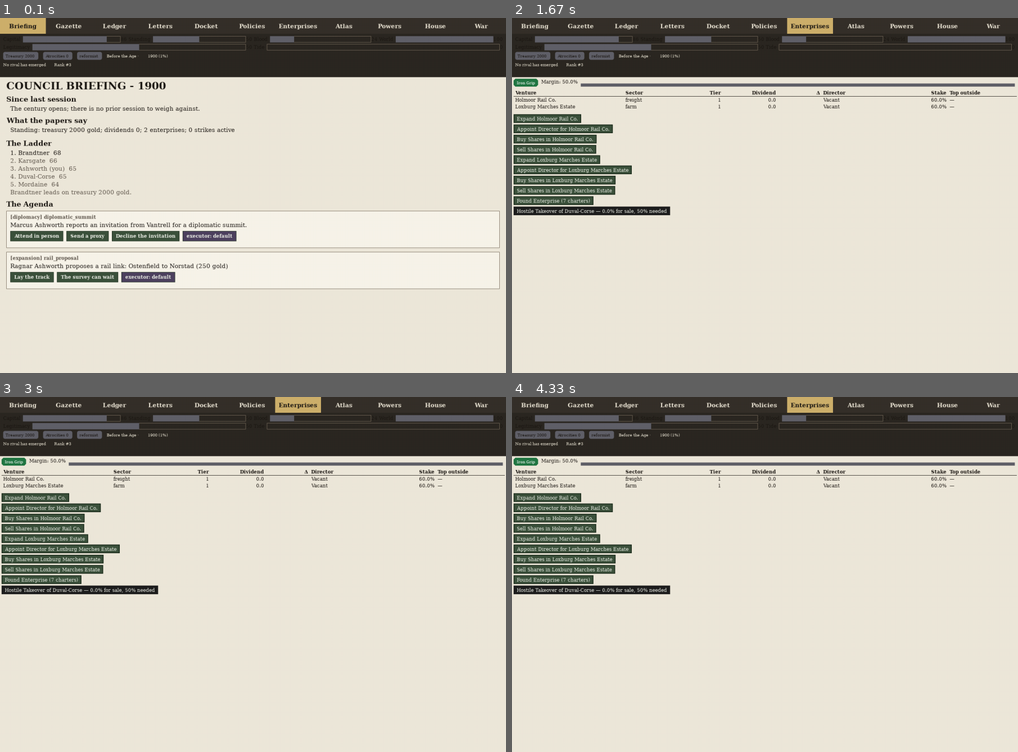
Above: before the commit, frames 1-4 (two rows, left to right).
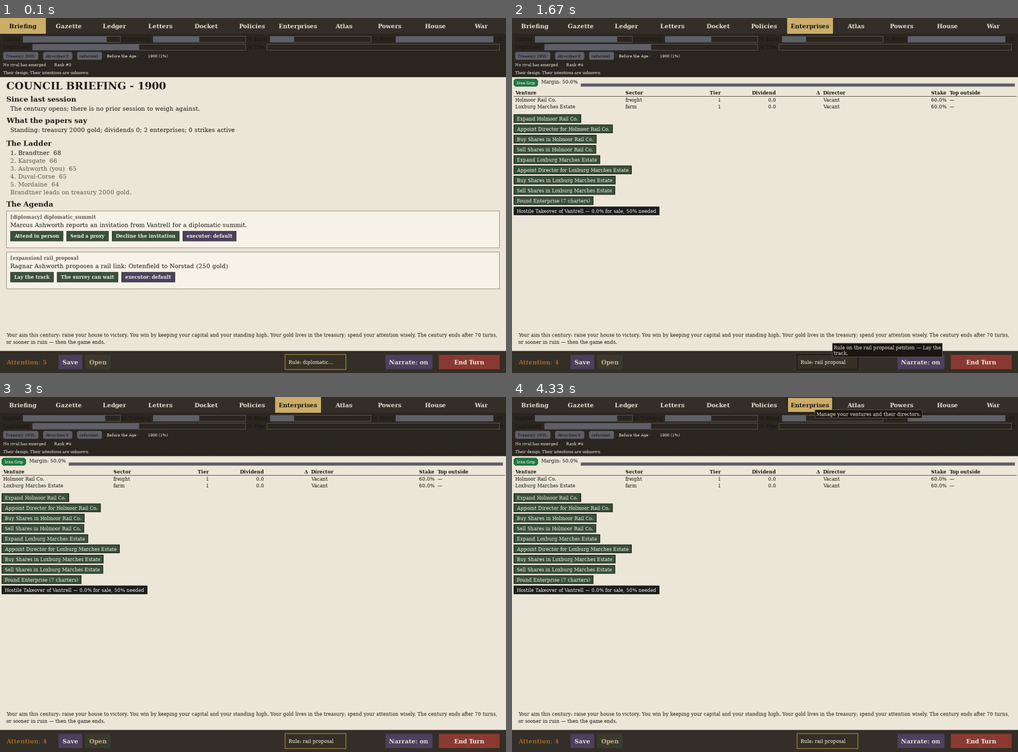
Above: after the commit, the same moments.

Repository: civersen222/Guilded-Age
Game: pygame game, started from gilded/__main__.py
Two runs of this game, one before a commit and one after it. Both use one fixed random seed, a clock stepped at 60 frames per second and the inputs below.
Inputs (mouse positions are in pixels of both pictures, inside the frame that each line leads up to):
- Up to frame 1 (0.1 s): no input
- Up to frame 2 (1.67 s): click "Enterprises" at 0.38 s; click (765, 216) at 0.72 s; click "Enterprises" at 1.05 s; click (825, 362) at 1.38 s, where only the run after the commit has a clickable "Rule: diplomatic…"
- Up to frame 3 (3 s): click (263, 453) at 1.72 s
- Up to frame 4 (4.33 s): click "Enterprises" at 3.05 s; click (896, 542) at 3.38 s; click "Enterprises" at 4.22 s

The runs differ from the first frame. In frame 1, 7.2% of the frame differs, in the area x 0-100%, y 14-100%; in frame 2, 7.9%, in the area x 0-100%, y 5-100%; in frame 3, 7.4%; in frame 4, 7.8%.

Commit message:
campaign c3 complete: the four Orders push back - first-class actors with real Character heads (private want + stance), live goals, treasury and reach; wants() accepts Order names; a House stake crossing an Order's goal records the clash; heads are seeded without shifting the world; C3 contract tests committed

Diff:
--- a/gilded/ambitions.py
+++ b/gilded/ambitions.py
@@ -211,6 +211,8 @@
         self._start: Dict[str, dict] = {}
         # house -> fulfilled? once the window closes
         self._resolved: Dict[str, bool] = {}
+        # C3: house -> the Order whose goal stands in the way of its stake
+        self._clashes: Dict[str, str] = {}
 
     # --- the stake ----------------------------------------------------------
 
@@ -264,6 +266,19 @@
             face=game.realms[house_name].ruler.name, facet="ambition",
         )
         game.beats.append(beat)
+        clash = self._order_clash(house_name, family, target)
+        if clash is not None:
+            order_name, order, ogoal = clash
+            self._clashes[house_name] = order_name
+            game.beats.append(Beat(
+                turn=game.turn, kind="signature", house=house_name,
+                text=(f"The {order_name} stands in the way: its {ogoal.family} "
+                      f"goal already presses House {target}"),
+                source="ambitions.order_clash", causes=(),
+                face=order.head.name, facet="ambition",
+            ))
+        else:
+            self._clashes.pop(house_name, None)
         return goal
 
     # --- the read model -----------------------------------------------------
@@ -275,11 +290,12 @@
         set, "turn 4 of 10" after three end_turns."""
         game = self.game
         goal = game.agendas.get(house_name)
+        opposed_by = self._clashes.get(house_name)
         if goal is None:
             return {"family": None, "target": None, "turns_left": 0,
                     "progress": 0.0,
                     "fulfilled": None, "why": None, "started_turn": None,
-                    "clock": None}
+                    "clock": None, "opposed_by": opposed_by}
         elapsed = game.turn - goal.opened_turn
         current = min(goal.commit_turns, max(1, elapsed + 1))
         clock = f"turn {current} of {goal.commit_turns}"
@@ -289,12 +305,13 @@
                     "turns_left": 0, "progress": 1.0,
                     "fulfilled": self._resolved.get(house_name),
                     "why": goal.why, "started_turn": goal.opened_turn,
-                    "clock": clock}
+                    "clock": clock, "opposed_by": opposed_by}
         return {"family": goal.family, "target": goal.target,
                 "turns_left": goal.commit_turns - elapsed,
                 "progress": progress,
                 "fulfilled": None, "why": goal.why,
-                "started_turn": goal.opened_turn, "clock": clock}
+                "started_turn": goal.opened_turn, "clock": clock,
+                "opposed_by": opposed_by}
 
     def neutral_wants(self, house_name: str) -> List[dict]:
         """A courtier's private want BEFORE the House declares an ambition:
@@ -338,6 +355,11 @@
         own disposition on the family's line, the want text by name, and
         the disposition the stance was computed from."""
         game = self.game
+        orders = getattr(game, "orders", None)
+        if orders and house_name in orders:
+            # C3: the Orders push back - their heads carry the same want
+            # anatomy as a House adult
+            return orders[house_name].wants(orders[house_name].family)
         goal = game.agendas.get(house_name)
         realm = game.realms.get(house_name)
         if goal is None or realm is None:
--- a/gilded/chassis.py
+++ b/gilded/chassis.py
@@ -104,6 +104,7 @@
         self._seed_enterprises()
         self._init_c1_visibility()
         self._init_c2_stake()
+        self._init_c3_orders()
         self.open_turn()
 
     # --- helpers -------------------------------------------------------------
@@ -135,6 +136,17 @@
         # declared - neutral, from their own strongest disposition
         for h in sorted(self.houses):
             self.ambitions.neutral_wants(h)
+
+    # Mission C3: the world pushes back - four Orders, each a first-class
+    # actor with a real head (want + stance) and a live goal on a House.
+    def _init_c3_orders(self):
+        from gilded.orders import init_orders
+        init_orders(self)
+
+    def tick_orders(self):
+        """C3: the Orders re-aim and refresh their heads' private wants."""
+        from gilded.orders import tick_orders
+        tick_orders(self)
 
     def set_ambition(self, house_name: str, family: str,
                      target: Optional[str] = None):
--- /dev/null
+++ b/gilded/orders.py
@@ -0,0 +1,221 @@
+"""The Four Orders (mission C3 - the world pushes back).
+
+The realm is not just Houses. Four institutions stand alongside the seven
+great Houses and push back with the SAME anatomy: a real head (a Character
+with dispositions, traits, a private want) and a live GOAL (an agenda.Goal)
+that is held across a commit window, re-evaluated, and that stands in the
+way of a House whose ambition crosses it (see ambitions._order_clash).
+
+  Crown    - pursues Dominion     (the borders are too small)
+  Treasury - pursues Buyout       (the richest House's shares are for the taking)
+  Guilds   - pursues Consolidation(the mills must stand quiet)
+  Church   - pursues Intrigue     (the player's secrets are worth having)
+
+Each Order's REACH is its jurisdiction - the total population of the realm's
+provinces it can press on - so the Orders grow and shrink with the world.
+
+Deterministic: goal selection and head creation use no RNG; the head's
+dispositions come from the game's seeded society rng (seeded once at boot),
+so a given seed always yields the same four heads and the same aims.
+"""
+
+from __future__ import annotations
+
+from typing import Dict, List, Optional
+
+from gilded.agenda import COMMIT_TURNS, Goal
+from gilded.ambitions import (
+    FAMILY_DISPOSITION,
+    STANCE_BACKS_AT,
+    STANCE_OPPOSES_AT,
+    WANT_TEXT,
+)
+from gilded.beats import Beat
+from gilded.society.characters import Character
+
+# name -> (the institution's family, the disposition that reads its stance,
+#          the head's given name)
+_ORDER_SPECS = {
+    "Crown":    {"family": "Dominion",     "given": "Corbin"},
+    "Treasury": {"family": "Buyout",       "given": "Maren"},
+    "Guilds":   {"family": "Consolidation","given": "Halden"},
+    "Church":   {"family": "Intrigue",     "given": "Seraphine"},
+}
+
+# head disposition profile per Order - seeded deterministically so a head has
+# a stable, legible bent on the line its institution lives on.
+_ORDER_BIAS = {
+    "Crown":    {"bold_craven": 30.0, "ambitious_content": 25.0},
+    "Treasury": {"generous_greedy": 35.0, "trusting_paranoid": 20.0},
+    "Guilds":   {"cruel_compassionate": 25.0, "traditionalist_modernist": 30.0},
+    "Church":   {"honest_deceitful": -30.0, "bold_craven": 20.0},
+}
+
+ORDER_NAMES = tuple(_ORDER_SPECS)
+
+
+def _head_stats(name: str) -> Dict[str, int]:
+    base = {"statecraft": 7, "command": 7, "industry": 7,
+            "intrigue": 7, "science": 7, "resolve": 7}
+    if name == "Crown":
+        base["command"] += 3
+    elif name == "Treasury":
+        base["industry"] += 3
+    elif name == "Guilds":
+        base["resolve"] += 3
+    elif name == "Church":
+        base["intrigue"] += 3
+    return base
+
+
+class Order:
+    """A first-class institution: a real head with a private want, a live
+    goal, a treasury it draws from, and the realm it reaches."""
+
+    def __init__(self, name: str, head: Character, goal: Goal,
+                 reach: int) -> None:
+        self.name = name
+        self.head = head
+        self.goal = goal
+        self.treasury: float = 0.0
+        self.reach: int = reach
+        self.journal: List[tuple] = []          # (turn, label, amount)
+        self.family = _ORDER_SPECS[name]["family"]
+
+    def wants(self, family: str) -> List[dict]:
+        """The head's private want on `family`, computed exactly as a house
+        courtier's is: stance from the head's own disposition on the
+        family's line, want text by name, and the disposition it came from.
+        Mirrors ambitions.wants so the head has the SAME anatomy as a House
+        adult - a model that carries its own .want."""
+        key, polarity = FAMILY_DISPOSITION[family]
+        value = float(self.head.dispositions.get(key, 0.0)) * polarity
+        if value > STANCE_BACKS_AT:
+            stance = "backs"
+        elif value < STANCE_OPPOSES_AT:
+            stance = "opposes"
+        else:
+            stance = "wary"
+        text = f"{self.head.name} {WANT_TEXT[stance][family]}"
+        self.head.want = {"text": text, "disposition": key, "stance": stance}
+        return [{
+            "id": self.head.id,
+            "name": self.head.name,
+            "age": self.head.age,
+            "traits": list(self.head.traits),
+            "stance": stance,
+            "disposition": key,
+            "value": value,
+            "text": text,
+        }]
+
+    def credit(self, turn: int, label: str, amount: float) -> None:
+        if amount < 0:
+            raise ValueError("amount must be non-negative")
+        self.treasury = self.treasury + amount
+        self.journal.append((turn, label, amount))
+
+
+def _strongest_house(game) -> Optional[str]:
+    best, best_val = None, None
+    for h in sorted(game.houses):
+        val = sum(p.population for p in game.provinces_of(h)) + \
+            game.houses[h].treasury
+        if best_val is None or val > best_val:
+            best, best_val = h, val
+    return best
+
+
+def _richest_house(game) -> Optional[str]:
+    best, best_val = None, None
+    for h in sorted(game.houses):
+        val = game.houses[h].treasury
+        if best_val is None or val > best_val:
+            best, best_val = h, val
+    return best
+
+
+def _target_for(game, name: str) -> Optional[str]:
+    spec = _ORDER_SPECS[name]
+    if spec["family"] == "Buyout":
+        # richest House by treasury (shares are where the gold is)
+        return _richest_house(game)
+    if spec["family"] == "Intrigue":
+        player = next((h for h in game.houses if game.houses[h].is_player),
+                      None)
+        if player is not None:
+            return player
+        return _strongest_house(game)
+    return _strongest_house(game)
+
+
+def _why(family: str, target: Optional[str]) -> str:
+    return {
+        "Dominion": "the borders are too small",
+        "Buyout": f"House {target}'s shares are for the taking",
+        "Consolidation": "the mills must stand quiet",
+        "Intrigue": f"House {target}'s secrets are worth having",
+    }[family]
+
+
+def _refresh_wants(order: Order) -> None:
+    if order.goal is not None:
+        order.wants(order.goal.family)
+
+
+def init_orders(game) -> None:
+    """Create the four Orders on the game. Heads are real Characters built
+    from the seeded society (so a seed yields the same four heads); each
+    Order opens with a deterministic goal on the House it aims at."""
+    orders: Dict[str, Order] = {}
+    reach = sum(p.population for p in game.atlas.provinces.values())
+    # heads draw from a snapshot of the society rng so their creation
+    # shifts NOTHING downstream (births, house courts, ...) - the world
+    # is byte-identical to a game without the Orders
+    saved = game.society.rng.getstate()
+    for name in ORDER_NAMES:
+        spec = _ORDER_SPECS[name]
+        head = Character(f"{spec['given']} {name}", _head_stats(name),
+                         [], age=40, gender="Male", society=game.society)
+        # a legible, stable bent on the line the institution lives on
+        for k, v in _ORDER_BIAS[name].items():
+            head.dispositions[k] = v
+        head.traits = []
+        goal = Goal(family=spec["family"], target=_target_for(game, name),
+                    opened_turn=game.turn, commit_turns=COMMIT_TURNS,
+                    why=_why(spec["family"], _target_for(game, name)))
+        order = Order(name, head, goal, reach)
+        _refresh_wants(order)
+        orders[name] = order
+    game.society.rng.setstate(saved)
+    game.orders = orders
+
+
+def tick_orders(game) -> None:
+    """Each turn the Orders push back: their reach tracks the realm, their
+    goal is re-evaluated when its commit window closes or its target has
+    vanished, and a head's private want follows its institution's line."""
+    orders = game.orders
+    reach = sum(p.population for p in game.atlas.provinces.values())
+    for name in ORDER_NAMES:
+        order = orders[name]
+        order.reach = reach
+        goal = order.goal
+        if goal is None:
+            continue
+        expired = game.turn >= goal.opened_turn + goal.commit_turns
+        target_gone = (goal.target is not None
+                       and goal.target not in game.houses)
+        if expired or target_gone:
+            new_target = _target_for(game, name)
+            new_why = _why(order.family, new_target)
+            order.goal = Goal(family=order.family, target=new_target,
+                              opened_turn=game.turn,
+                              commit_turns=COMMIT_TURNS, why=new_why)
+            game.beats.append(Beat(
+                turn=game.turn, kind="signature", house=name,
+                text=f"The {name} turns its aim: {new_why}",
+                source="orders.tick_orders", causes=(),
+                face=order.head.name, facet="ambition",
+            ))
+        _refresh_wants(order)
--- /dev/null
+++ b/gilded/tests/test_c3_orders.py
@@ -0,0 +1,110 @@
+"""Mission C3 wave-1 contract, committed as pytest (no shell heredocs).
+
+The four Orders push back with the SAME anatomy as a House:
+
+- anatomy: each Order has a real Character head (a private want + stance),
+  a live agenda.Goal on a House, a treasury it credits from, and a reach
+  that tracks the realm
+- wants: `ambitions.wants(order_name)` returns the head's private want with
+  the same shape as a House adult; a second boot of one seed is identical
+- clash: a House stake whose target crosses an Order's goal records the
+  Order in `status(...).opposed_by` and logs the clash beat
+- tick: running the turn loop re-aims a lapsed Order and refreshes reach
+- intel: the Order fog is driven purely by the informant lever
+"""
+import os
+import sys
+
+os.environ.setdefault("SDL_VIDEODRIVER", "dummy")
+sys.path.insert(0, os.path.dirname(os.path.dirname(
+    os.path.dirname(os.path.abspath(__file__)))))
+
+from gilded.chassis import GildedGame
+from gilded.intel import report
+from gilded.society.characters import Character
+
+ORDER_NAMES = ("Crown", "Treasury", "Guilds", "Church")
+STANCES = ("backs", "wary", "opposes")
+
+
+def _sig(g):
+    return [(n, g.orders[n].head.name, g.orders[n].goal.family,
+             g.orders[n].goal.target) for n in sorted(g.orders)]
+
+
+def test_orders_exist_with_their_anatomy():
+    g = GildedGame(7, player_house="Brandtner")
+    assert set(g.orders) == set(ORDER_NAMES)
+    for n in ORDER_NAMES:
+        o = g.orders[n]
+        assert isinstance(o.head, Character)
+        assert o.head.name and o.head.age >= 16
+        assert o.goal is not None and o.goal.family
+        assert o.goal.target in g.houses
+        assert o.reach > 0
+        assert o.treasury >= 0
+
+
+def test_order_wants_carry_the_same_anatomy_as_a_house_adult():
+    g = GildedGame(7, player_house="Brandtner")
+    for n in ORDER_NAMES:
+        w = g.ambitions.wants(n)
+        assert len(w) == 1
+        assert w[0]["name"] == g.orders[n].head.name
+        assert w[0]["stance"] in STANCES
+        assert g.orders[n].head.want is not None
+        assert g.orders[n].head.want["stance"] == w[0]["stance"]
+        # a House adult's want has the identical keys
+        house = next(h for h in g.houses if h != "Brandtner")
+        g.ambitions.set_ambition(house, "Consolidation")
+        hw = g.ambitions.wants(house)
+        if hw:
+            assert set(w[0]) == set(hw[0])
+
+
+def test_wants_are_deterministic_across_boots():
+    assert _sig(GildedGame(7)) == _sig(GildedGame(7))
+
+
+def test_clash_records_the_order_that_stands_in_the_way():
+    g = GildedGame(7, player_house="Brandtner")
+    player = "Brandtner"
+    assert g.orders["Church"].goal.target == player
+    non = next(h for h in g.houses if h != player)
+    g.set_ambition(non, "Conquest", player)
+    assert g.ambitions.status(non)["opposed_by"] in g.orders
+    assert any(b.source == "ambitions.order_clash" for b in g.beats.log)
+
+
+def test_clash_is_none_when_no_order_presses_the_target():
+    g = GildedGame(7, player_house="Brandtner")
+    # a target no Order is currently aiming at
+    unpressed = [h for h in g.houses
+                 if h not in {o.goal.target for o in g.orders.values()}]
+    non = next(h for h in g.houses if h != "Brandtner")
+    if unpressed:
+        g.set_ambition(non, "Conquest", unpressed[0])
+        assert g.ambitions.status(non)["opposed_by"] is None
+
+
+def test_tick_reaims_a_lapsed_order_and_refreshes_reach():
+    g = GildedGame(7, player_house="Brandtner")
+    for _ in range(12):
+        g.end_turn()
+        g.tick_orders()
+    crown = g.orders["Crown"]
+    assert crown.goal is not None
+    # reach tracks the realm's population as it shifts
+    assert crown.reach == sum(p.population for p in g.atlas.provinces.values())
+    assert crown.head.want is not None
+
+
+def test_intel_fog_is_driven_purely_by_the_informant():
+    g = GildedGame(7, player_house="Brandtner")
+    r0 = report(g, "Brandtner", "Crown")
+    assert r0.tier == 0
+    assert r0.apparent_intent == "Their intentions are unknown"
+    g.informants.add(("Brandtner", "Crown"))
+    r1 = report(g, "Brandtner", "Crown")
+    assert r1.tier == 2
+    assert r1.apparent_intent.startswith("Pursuing ")
